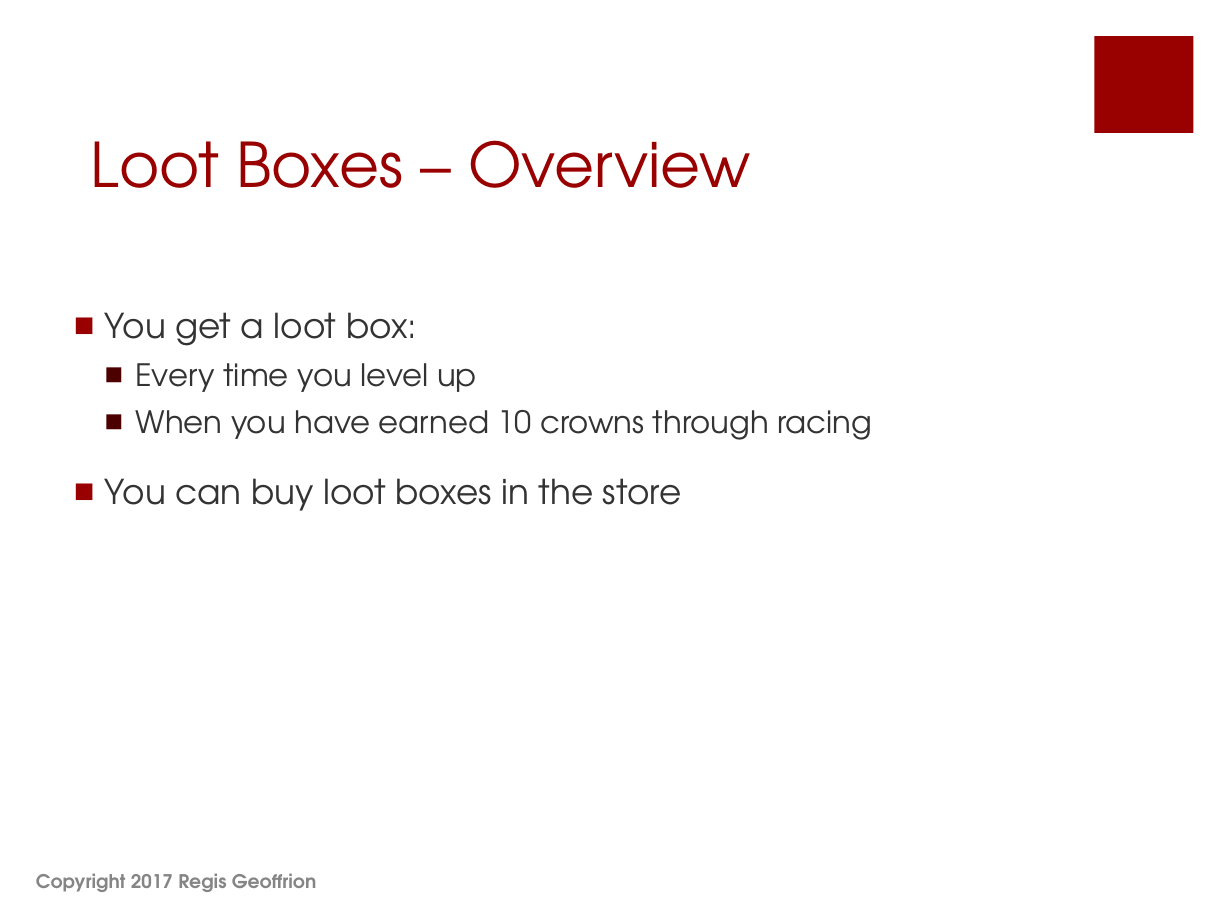
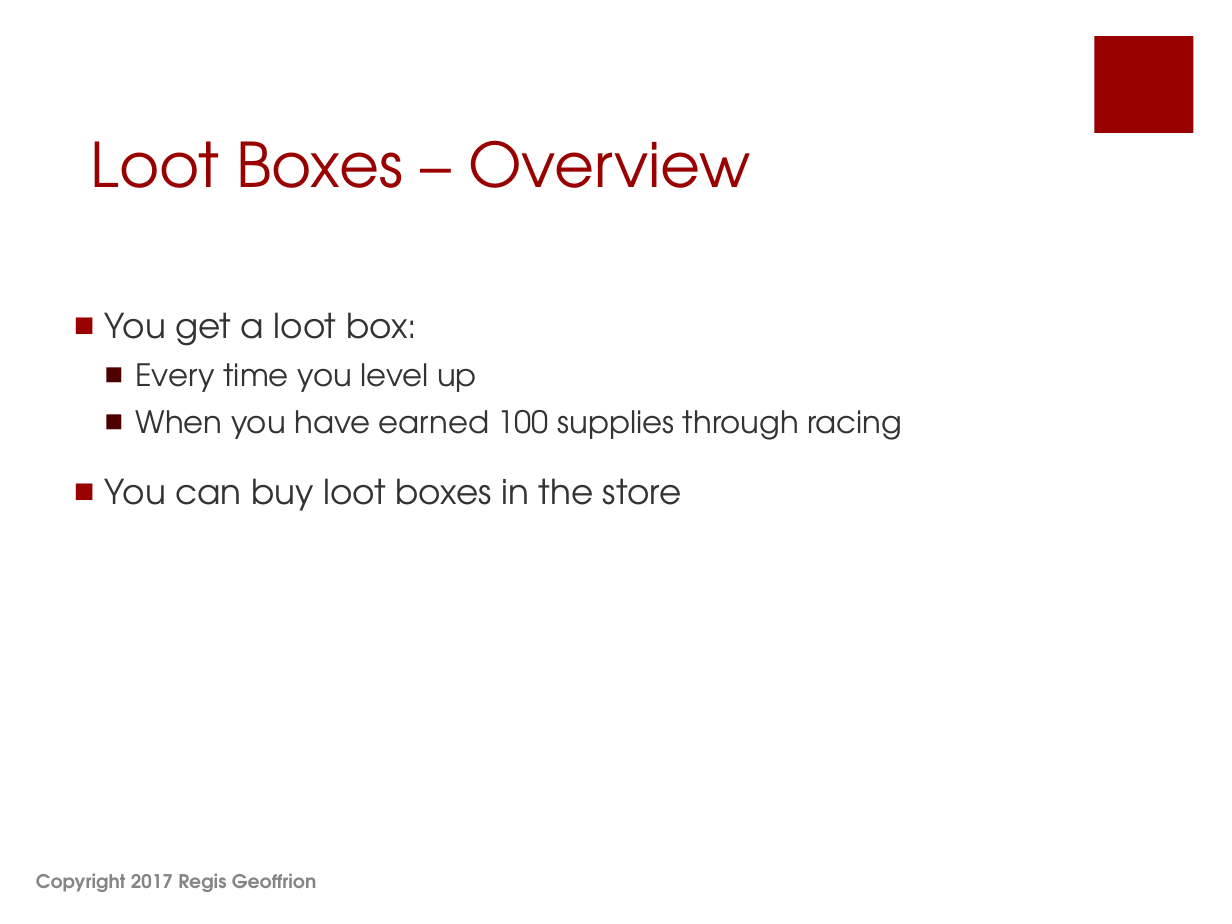
Before and after one commit to shahbazGamedev/Hero-s-Run, a slide deck: slide 50 of Documents/Earth Alone.pptx. Drawn at 1232x924 pixels with LibreOffice and Linux fonts; fonts in the diff are those of the drawing. Boxes give left, top, right and bottom in pixels: in the first picture for what was removed or moved away, otherwise in the second. Text is boxed around its words. In the diff, an @@ line names an element or a change of style, - is before the commit and + after.

```diff
--- a/Documents/Earth Alone.pptx
+++ b/Documents/Earth Alone.pptx
@@ text at (136,410,902,440): text changed @@
-  ■ When you have earned 10 crowns through racing
+  ■ When you have earned 100 supplies through racing
```
Also in this commit, not shown: 6 other slides changed.
